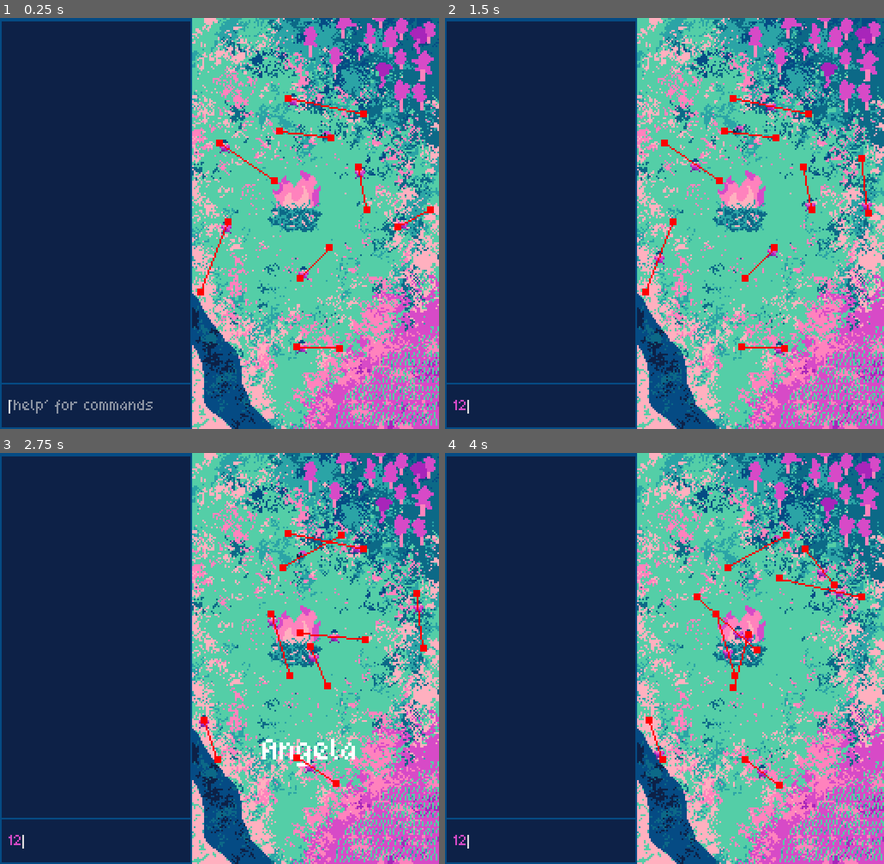
Above: before the commit, frames 1-4 (two rows, left to right).
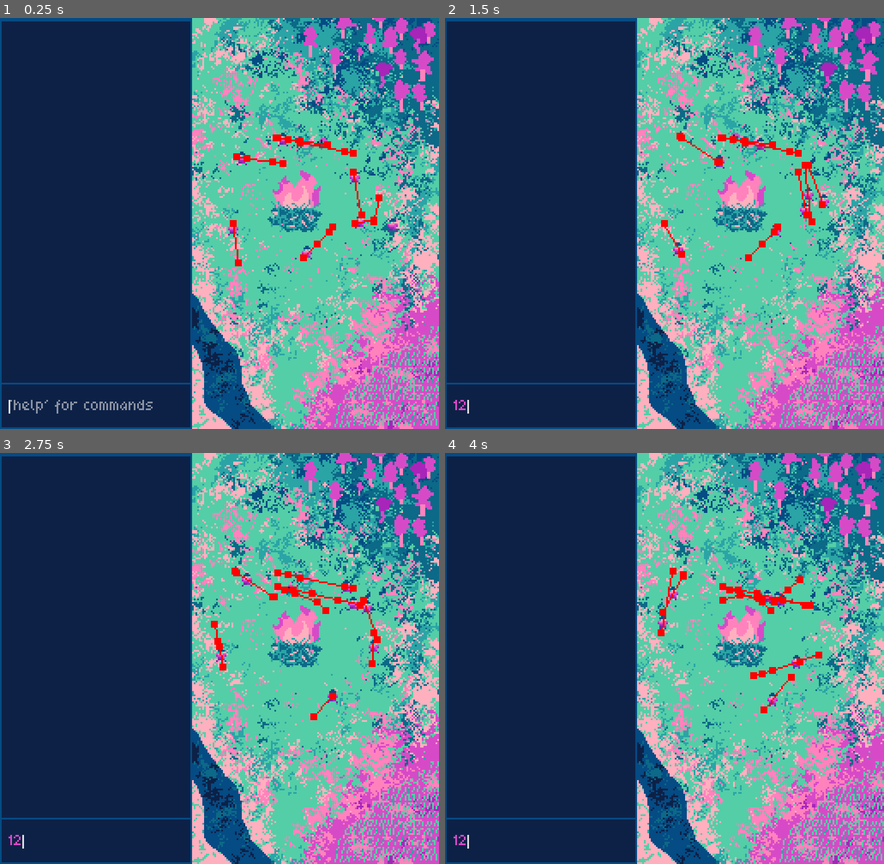
Above: after the commit, the same moments.

Repository: BoopEnthusiast/Micro-Jam-15
Game: Godot game, scene res://scenes/main.tscn
Same seed, same stepped clock (60 frames per second), same inputs: the game is played once before the commit and once after it.
Inputs (mouse positions are in pixels of both pictures, inside the frame that each line leads up to):
- Up to frame 1 (0.25 s): no input
- Up to frame 2 (1.5 s): click (545, 408) at 0.52 s; type "12" at 0.6 s; move the mouse to (541, 383) at 1.27 s
- Up to frame 3 (2.75 s): move the mouse to (324, 777) at 2.02 s
- Up to frame 4 (4 s): move the mouse to (708, 568) at 2.77 s; move the mouse to (642, 740) at 3.52 s

The runs differ from the first frame. In frame 1, 2.0% of the frame differs, in the area x 44-99%, y 18-82%; in frame 2, 1.9%; in frame 3, 2.6%, in the area x 45-98%, y 18-82%; in frame 4, 2.2%.

Commit message:
main area shit

Diff:
--- a/scenes/main.tscn
+++ b/scenes/main.tscn
@@ -17,15 +17,67 @@
 	Singleton.main_node = self
 "
 
-[sub_resource type="NavigationPolygon" id="NavigationPolygon_c3t1r"]
-vertices = PackedVector2Array(1455, 843, 1321, 843, 1321, 613, 1455, 613)
-polygons = Array[PackedInt32Array]([PackedInt32Array(0, 1, 2, 3)])
-outlines = Array[PackedVector2Array]([PackedVector2Array(1316, 608, 1316, 848, 1460, 848, 1460, 608)])
+[sub_resource type="NavigationPolygon" id="NavigationPolygon_b3p50"]
+vertices = PackedVector2Array(128, 172, 117, 155, 117, 149, 157, 180, 146, 193, 152, 220, 172, 235, 164, 235, 251, 235, 189, 235, 202, 187, 251, 168)
+polygons = Array[PackedInt32Array]([PackedInt32Array(0, 1, 2, 3, 4), PackedInt32Array(5, 4, 3, 6, 7), PackedInt32Array(8, 9, 10, 11)])
+outlines = Array[PackedVector2Array]([PackedVector2Array(182, 240, 256, 240, 256, 161, 198, 183), PackedVector2Array(179, 240, 162, 240, 148, 223, 141, 195, 124, 175, 112, 157, 112, 139, 162, 178)])
 source_geometry_group_name = &"navigation_polygon_source_group"
 agent_radius = 5.0
 
+[sub_resource type="GDScript" id="GDScript_7xrtd"]
+script/source = "extends Marker2D
+
+
+func _enter_tree():
+	pass
+"
+
+[sub_resource type="NavigationPolygon" id="NavigationPolygon_txynx"]
+vertices = PackedVector2Array(251, 235, 189, 235, 202, 187, 251, 168)
+polygons = Array[PackedInt32Array]([PackedInt32Array(0, 1, 2, 3)])
+outlines = Array[PackedVector2Array]([PackedVector2Array(182, 240, 256, 240, 256, 161, 198, 183)])
+source_geometry_group_name = &"navigation_polygon_source_group"
+agent_radius = 5.0
+
+[sub_resource type="GDScript" id="GDScript_s2vj8"]
+script/source = "extends Marker2D
+
+
+func _enter_tree():
+	pass
+"
+
+[sub_resource type="NavigationPolygon" id="NavigationPolygon_vb12v"]
+vertices = PackedVector2Array(251, 235, 189, 235, 202, 187, 251, 168, 203, 43, 171, 28, 169, 5, 251, 5, 251, 65, 226, 64)
+polygons = Array[PackedInt32Array]([PackedInt32Array(0, 1, 2, 3), PackedInt32Array(4, 5, 6, 7, 8), PackedInt32Array(4, 8, 9)])
+outlines = Array[PackedVector2Array]([PackedVector2Array(182, 240, 256, 240, 256, 161, 198, 183), PackedVector2Array(164, 0, 167, 31, 200, 47, 224, 69, 256, 71, 256, 0)])
+source_geometry_group_name = &"navigation_polygon_source_group"
+agent_radius = 5.0
+
+[sub_resource type="GDScript" id="GDScript_v3aog"]
+script/source = "extends Marker2D
+
+
+func _enter_tree():
+	pass
+"
+
+[sub_resource type="NavigationPolygon" id="NavigationPolygon_c3t1r"]
+vertices = PackedVector2Array(1409, 677, 1426, 710, 1419, 741, 1401, 716, 1397, 703, 1397, 729, 1387, 762, 1389, 737, 1376, 741, 1343, 751, 1363, 737, 1389, 695, 1366, 661, 1376, 691, 1355, 729, 1327, 719, 1351, 716, 1338, 671, 1355, 703, 1363, 695)
+polygons = Array[PackedInt32Array]([PackedInt32Array(0, 1, 2, 3, 4), PackedInt32Array(5, 3, 2, 6), PackedInt32Array(7, 5, 6), PackedInt32Array(8, 7, 6), PackedInt32Array(8, 6, 9, 10), PackedInt32Array(0, 4, 11, 12), PackedInt32Array(12, 11, 13), PackedInt32Array(14, 10, 9, 15), PackedInt32Array(16, 14, 15), PackedInt32Array(16, 15, 17, 18), PackedInt32Array(19, 18, 17, 12), PackedInt32Array(12, 13, 19)])
+outlines = Array[PackedVector2Array]([PackedVector2Array(1334, 667, 1322, 718, 1341, 756, 1388, 768, 1424, 745, 1432, 711, 1411, 672, 1367, 656)])
+source_geometry_group_name = &"navigation_polygon_source_group"
+agent_radius = 5.0
+
 [sub_resource type="CircleShape2D" id="CircleShape2D_8konf"]
 radius = 20.025
+
+[sub_resource type="GDScript" id="GDScript_iaq4d"]
+script/source = "extends Marker2D
+
+
+func _enter_tree():
+	pass"
 
 [sub_resource type="Curve" id="Curve_c55bt"]
 _data = [Vector2(0, 1), 0.0, -0.229918, 0, 0, Vector2(0.992509, 0), -2.52763, 0.0, 0, 0]
@@ -184,29 +236,41 @@
 [node name="Main" type="Node2D"]
 script = SubResource("GDScript_0sumy")
 
-[node name="NavMesh" type="NavigationRegion2D" parent="."]
+[node name="WaterArea" type="NavigationRegion2D" parent="."]
+navigation_polygon = SubResource("NavigationPolygon_b3p50")
+
+[node name="TeleportWater" type="Marker2D" parent="WaterArea"]
+position = Vector2(150, 185)
+script = SubResource("GDScript_7xrtd")
+
+[node name="CropArea" type="NavigationRegion2D" parent="."]
+navigation_polygon = SubResource("NavigationPolygon_txynx")
+
+[node name="TeleportCrop" type="Marker2D" parent="CropArea"]
+position = Vector2(215, 191)
+script = SubResource("GDScript_s2vj8")
+
+[node name="ForestArea" type="NavigationRegion2D" parent="."]
+navigation_polygon = SubResource("NavigationPolygon_vb12v")
+
+[node name="TeleportForest" type="Marker2D" parent="ForestArea"]
+position = Vector2(207, 38)
+script = SubResource("GDScript_v3aog")
+
+[node name="HomeArea" type="NavigationRegion2D" parent="."]
 position = Vector2(-1204, -608)
 navigation_polygon = SubResource("NavigationPolygon_c3t1r")
 
-[node name="BackgroundCollider" type="StaticBody2D" parent="NavMesh"]
+[node name="BackgroundCollider" type="StaticBody2D" parent="HomeArea"]
 position = Vector2(1204, 608)
 
-[node name="FireCollider" type="CollisionShape2D" parent="NavMesh/BackgroundCollider"]
+[node name="FireCollider" type="CollisionShape2D" parent="HomeArea/BackgroundCollider"]
 position = Vector2(172, 108)
 shape = SubResource("CircleShape2D_8konf")
-disabled = true
-
-[node name="WaterCollider" type="CollisionPolygon2D" parent="NavMesh/BackgroundCollider"]
-polygon = PackedVector2Array(112, 159, 127, 181, 139, 195, 142, 214, 148, 226, 160, 240, 112, 240)
-disabled = true
-
-[node name="ForestCollider" type="CollisionPolygon2D" parent="NavMesh/BackgroundCollider"]
-polygon = PackedVector2Array(175, 0, 177, 23, 194, 34, 209, 27, 221, 42, 232, 57, 256, 56, 256, 0)
-disabled = true
-
-[node name="FieldCollider" type="CollisionPolygon2D" parent="NavMesh/BackgroundCollider"]
-polygon = PackedVector2Array(256, 177, 247, 182, 225, 195, 207, 213, 196, 226, 194, 240, 256, 240)
-disabled = true
+
+[node name="TeleportHome" type="Marker2D" parent="HomeArea"]
+position = Vector2(1354, 686)
+script = SubResource("GDScript_iaq4d")
 
 [node name="UILayer" type="CanvasLayer" parent="."]
 layer = 2
@@ -223,50 +287,42 @@
 texture = ExtResource("2_q7ja4")
 
 [node name="Ghost1" parent="." instance=ExtResource("3_4ci76")]
-position = Vector2(193, 70)
-collision_mask = 1
+position = Vector2(191, 74)
 id = 1
 npc_name = "Nick"
 
 [node name="Villager2" parent="." instance=ExtResource("1_0auvh")]
-position = Vector2(173, 192)
-collision_mask = 1
+position = Vector2(207, 120)
 id = 2
 npc_name = "Angela"
 
 [node name="Villager3" parent="." instance=ExtResource("1_0auvh")]
-position = Vector2(133, 119)
-collision_mask = 1
+position = Vector2(136, 120)
 id = 3
 npc_name = "Mary"
 
 [node name="Villager4" parent="." instance=ExtResource("1_0auvh")]
 position = Vector2(232, 122)
-collision_mask = 1
 id = 4
 npc_name = "Roy"
 
 [node name="Villager5" parent="." instance=ExtResource("1_0auvh")]
-position = Vector2(128, 73)
-collision_mask = 1
+position = Vector2(138, 81)
 id = 5
 npc_name = "Chad"
 
 [node name="Villager6" parent="." instance=ExtResource("1_0auvh")]
-position = Vector2(168, 47)
-collision_mask = 1
+position = Vector2(162, 70)
 id = 6
 npc_name = "Vince"
 
 [node name="Villager7" parent="." instance=ExtResource("1_0auvh")]
-position = Vector2(209, 87)
-collision_mask = 1
+position = Vector2(206, 90)
 id = 7
 npc_name = "Alice"
 
 [node name="Villager8" parent="." instance=ExtResource("1_0auvh")]
-position = Vector2(175, 152)
-collision_mask = 1
+position = Vector2(177, 140)
 id = 8
 npc_name = "Hershal"
 
Not shown: 1 places in scenes/main.tscn that only renumber resources
